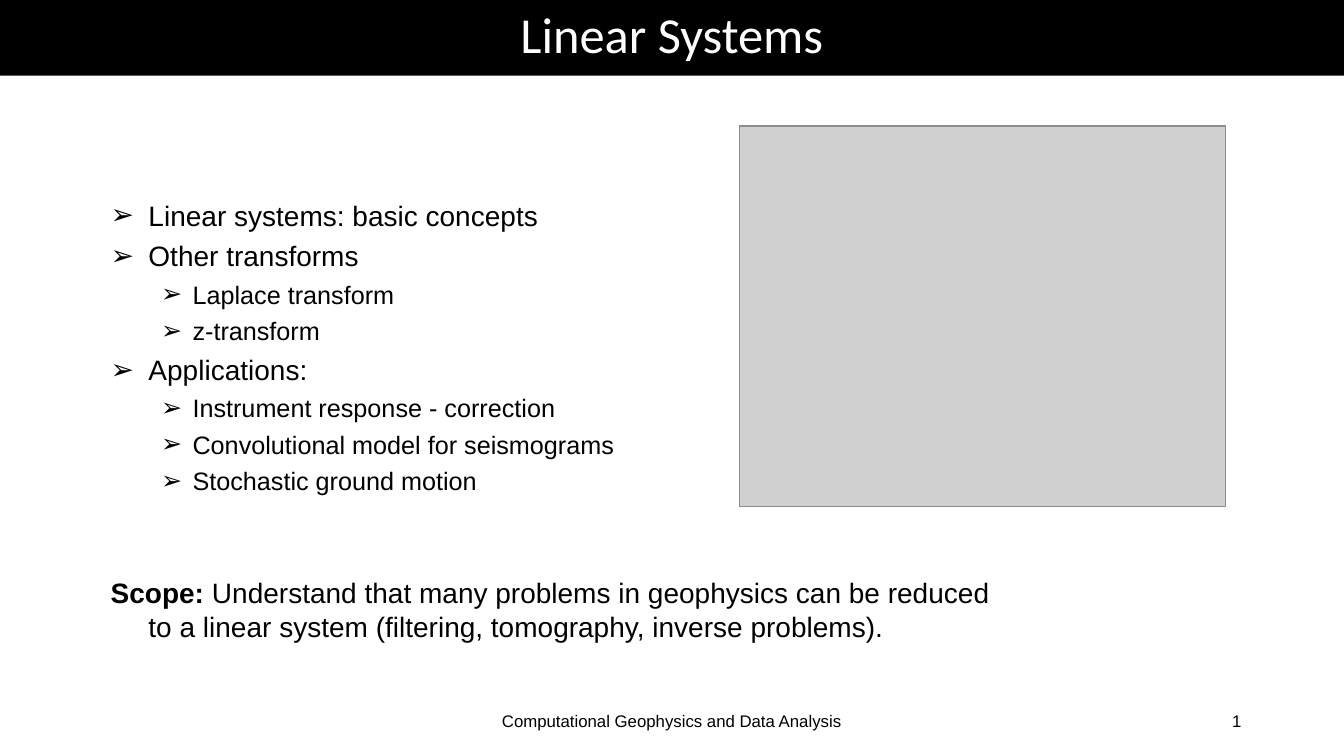
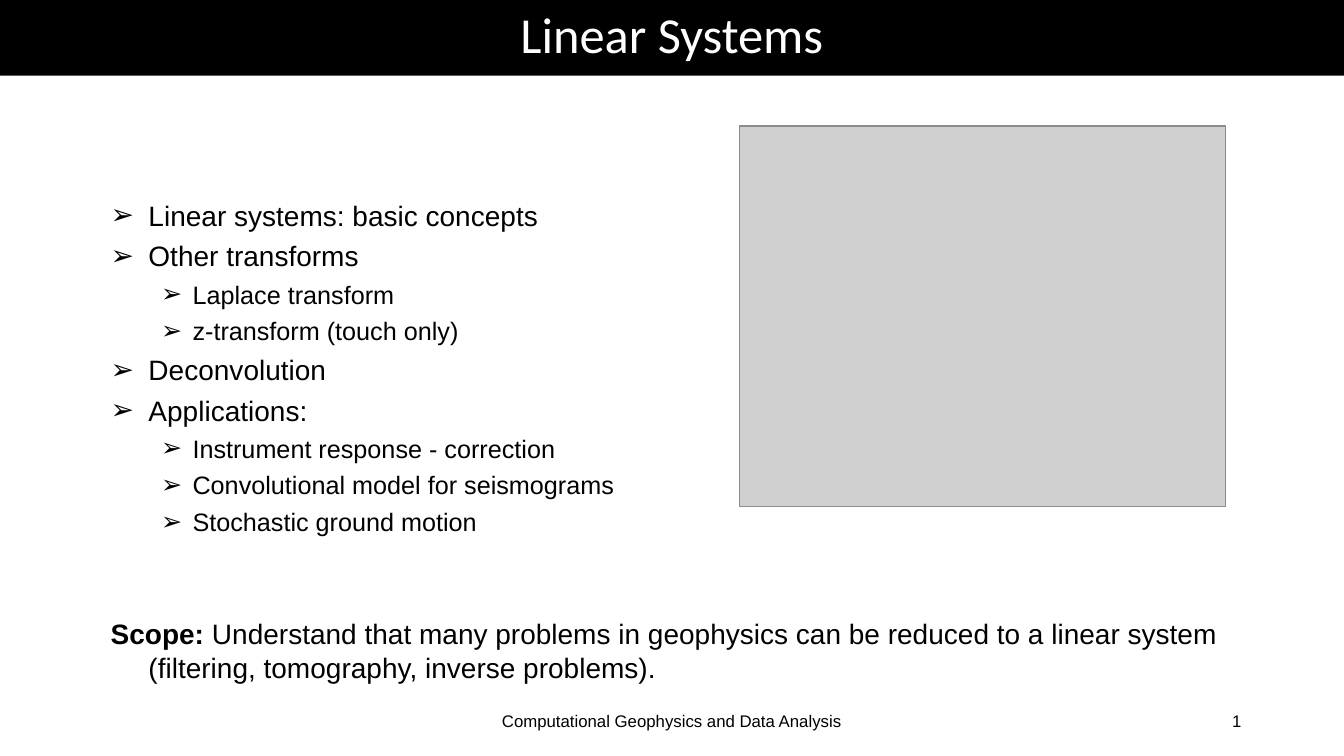
Before and after one commit to heinerigel/GDA2020, a slide deck: slide 1 of Wednesday/Lectures/01_linearsystems.ppt. Drawn at 1344x756 pixels with LibreOffice and Linux fonts; fonts in the diff are those of the drawing; grey boxes stand for pictures. Boxes give left, top, right and bottom in pixels: in the first picture for what was removed or moved away, otherwise in the second. Text is boxed around its words. In the diff, an @@ line names an element or a change of style, - is before the commit and + after.

```diff
--- a/Wednesday/Lectures/01_linearsystems.ppt
+++ b/Wednesday/Lectures/01_linearsystems.ppt
@@ text at (148,321,459,381): text changed @@
-  ➢ z-transform
+  ➢ z-transform (touch only)
+➢ Deconvolution
```
Also in this commit, not shown: 3 other slides changed, 1 other file.
